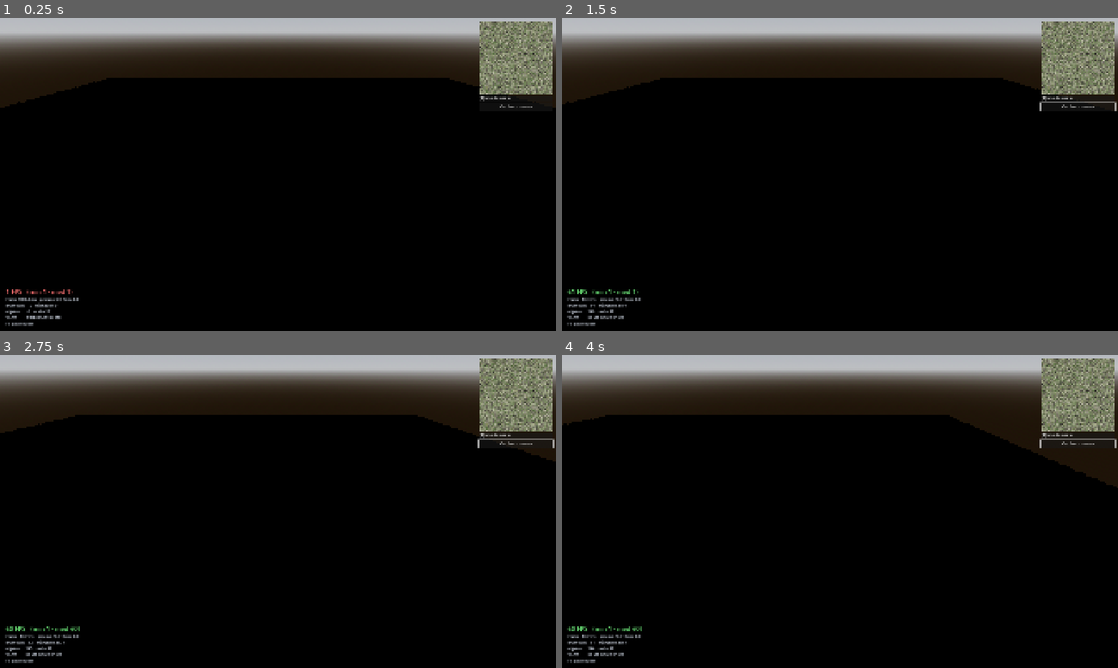
Above: before the commit, frames 1-4 (two rows, left to right).
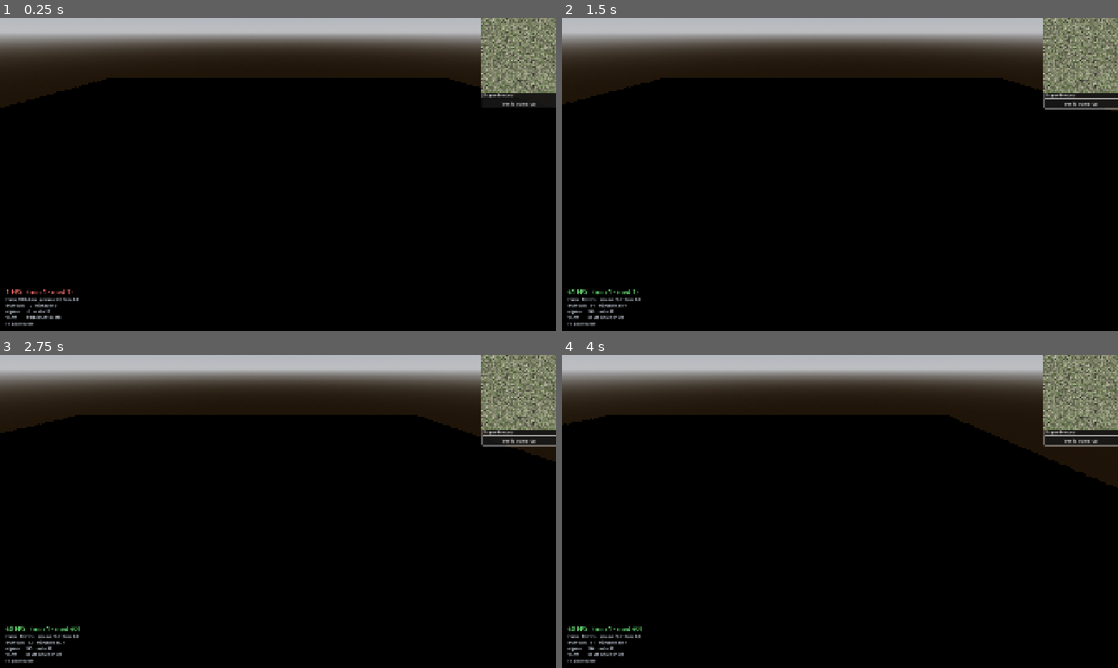
Above: after the commit, the same moments.

Repository: DAMSanti/History-of-Man
Game: Godot game, scene res://scenes/demo_main.tscn
The game is run twice, just before and just after one commit, with the same random seed, the same clock (stepped at 60 frames per second) and the same inputs. This scene is started directly instead of the project's main scene.
Inputs (mouse positions are in pixels of both pictures, inside the frame that each line leads up to):
- Up to frame 1 (0.25 s): no input
- Up to frame 2 (1.5 s): click "Ver la comarca" at 0.5 s; tap Enter at 1.25 s; move the mouse to (962, 158) at 1.27 s; hold D (move_right) from 1.28 s (still down); tap 1 at 1.35 s; click (962, 158) at 1.42 s
- Up to frame 3 (2.75 s): tap Space at 1.52 s; release D (move_right) at 2 s; drag from (166, 527) to (250, 574) at 2.02 s
- Up to frame 4 (4 s): tap Space at 2.75 s; move the mouse to (895, 442) at 2.77 s; hold D (move_right) 2.78-3.5 s; tap 3 at 2.85 s; click (895, 442) at 2.92 s; drag from (812, 574) to (673, 464) at 3.52 s

The runs differ from the first frame. In frame 1, 2.1% of the frame differs, in the area x 86-100%, y 0-29%; in frame 2, 2.3%, in the area x 85-100%, y 0-30%; in frame 3, 2.3%; in frame 4, 2.3%.

Commit message:
El minimapa entra en la barra, y el reloj se pone debajo de él
«Quiero integrar el minimapa en la barra superior; no la hagas más ancha,
simplemente mete el minimapa en la barra, haciéndola más ancha SOLO en la zona
que coge el mapa. Los botones de pausa, play, etc. deben estar a la izquierda de
todo. La hora, el día, el mes, la estación y el año deben estar justo debajo del
minimapa».

El mapa no se mete en la fila de la barra: metiéndolo ahí, la barra entera
engordaría hasta su altura. Se pega arriba a la derecha sin margen y con la
misma piel, de forma que se lee como la barra bajando sólo en ese trozo, y la
fila le guarda su ancho para que los medidores no queden debajo.

Los botones de velocidad pasan de la derecha a la izquierda del todo —que es
además lo que más se pulsa— y el reloj se muda bajo el mapa.

La mudanza no puede hacerse al construir el minimapa: el minimapa se monta ANTES
que la interfaz, porque necesita el relieve generado y la banda todavía no
existe. Se cuelga desde DemoMain en cuanto la barra está.

Co-Authored-By: Claude Opus 5 <noreply@anthropic.com>

Diff:
--- a/scripts/DemoMain.gd
+++ b/scripts/DemoMain.gd
@@ -596,6 +596,10 @@
 	ui.camera = camera
 	ui.cave_action.connect(_on_cave_action)
 	add_child(ui)
+	# El reloj se cuelga debajo del minimapa, que ya esta montado: el minimapa
+	# se construye antes que la interfaz -necesita el relieve generado- asi que
+	# la mudanza no puede hacerse alli. Ver [Minimapa.colgar_el_reloj].
+	minimapa.colgar_el_reloj()
 	# Y que la interfaz se entere de los momentos: hallazgos que enseñar y
 	# decisiones que pedir. Ver [Moment].
 	if sim != null:
--- a/scripts/tests/AlfileresCaptura.gd
+++ b/scripts/tests/AlfileresCaptura.gd
@@ -53,6 +53,24 @@
 			print("   %-16s %7.1f uds · %6.1f raciones" % [
 				Materia.material_name(k), sim.store.amount(k),
 				sim.store.amount(k) * Materia.nutrition(k)])
+	print("")
+	print("--- LAS TECNICAS, POR OFICIO ---")
+	for job: int in TechTree.BRANCHES:
+		print("   %-14s %5.0f jornadas" % [
+			Profession.job_name(job as Profession.Job),
+			demo.tech.days_in(job as Profession.Job)])
+		for t: int in (TechTree.BRANCHES[job] as Array):
+			var tech := t as TechTree.Tech
+			if demo.tech.has(tech):
+				print("      %-22s APRENDIDA" % TechTree.tech_name(tech))
+				continue
+			if not demo.tech.is_available(tech):
+				continue
+			var falta: Array[String] = demo.tech.missing_for(tech)
+			print("      %-22s %3.0f %% %s" % [
+				TechTree.tech_name(tech), demo.tech.progress(tech) * 100.0,
+				"" if falta.is_empty() else "· parada, falta " + ", ".join(falta)])
+
 	print("parajes: %d · alfileres: %d" % [
 		sim.parajes.list.size(),
 		(demo.paraje_markers._markers as Dictionary).size()])
--- a/scripts/ui/BarraSuperior.gd
+++ b/scripts/ui/BarraSuperior.gd
@@ -29,6 +29,18 @@
 ## crecian hacia abajo y se comian el valle. La informacion que se mira sin
 ## dejar de jugar -que hora es, como esta la banda, como va el invierno- cabe
 ## en una linea a lo ancho, y a lo ancho hay sitio de sobra.
+## Cuanto sitio se le guarda al minimapa en la barra, en pixeles.
+##
+## El minimapa se mete DENTRO de la barra de arriba, pero la barra no engorda
+## entera: se queda fina y solo baja en el trozo que ocupa el mapa. Para eso el
+## mapa vive en su propia capa, pegado arriba a la derecha y sin margen, y aqui
+## se le reserva su ancho para que los medidores no acaben tapados.
+##
+## Son los 256 px del minimapa mas el borde del panel. Ver
+## [Minimapa._build_minimap].
+const HUECO_DEL_MAPA := 268.0
+
+
 func _build_clock() -> void:
 	var margin := MarginContainer.new()
 	# Pegada arriba y estirada a los dos lados: es una BARRA, no un cartel.
@@ -49,8 +61,17 @@
 	strip.mouse_filter = Control.MOUSE_FILTER_IGNORE
 	frame.add_child(strip)
 
+	# LOS BOTONES DE VELOCIDAD, A LA IZQUIERDA DEL TODO.
+	#
+	# Estaban al final, empujados a la derecha, y ahi es donde ahora se mete el
+	# minimapa. Ademas es lo que mas se pulsa: la mano va sola a la esquina.
+	_build_speed_buttons(strip)
+
+	# El reloj se crea aqui pero se muda DEBAJO DEL MINIMAPA en cuanto ese se
+	# construye -ver [Minimapa._build_minimap]-. Si no llega a haber minimapa,
+	# se queda en la barra, que es lo que hacia siempre.
 	ui._clock = Label.new()
-	ui._clock.add_theme_font_size_override("font_size", 14)
+	ui._clock.add_theme_font_size_override("font_size", 13)
 	ui._clock.add_theme_color_override("font_color", UISkin.INK)
 	ui._clock.vertical_alignment = VERTICAL_ALIGNMENT_CENTER
 	ui._clock.mouse_filter = Control.MOUSE_FILTER_IGNORE
@@ -58,12 +79,18 @@
 
 	_build_band_gauge(strip)
 	_build_winter_gauge(strip)
-	# Los botones de velocidad al final, empujados a la derecha.
+
 	var gap := Control.new()
 	gap.size_flags_horizontal = Control.SIZE_EXPAND_FILL
 	gap.mouse_filter = Control.MOUSE_FILTER_IGNORE
 	strip.add_child(gap)
-	_build_speed_buttons(strip)
+
+	# Y un hueco a la derecha del ancho del minimapa, para que los medidores no
+	# se metan debajo de el: el minimapa vive en su propia capa, encima.
+	var sitio_del_mapa := Control.new()
+	sitio_del_mapa.custom_minimum_size = Vector2(HUECO_DEL_MAPA, 0)
+	sitio_del_mapa.mouse_filter = Control.MOUSE_FILTER_IGNORE
+	strip.add_child(sitio_del_mapa)
 	_update_clock()
 
 
--- a/scripts/vista/Minimapa.gd
+++ b/scripts/vista/Minimapa.gd
@@ -22,6 +22,37 @@
 ## Se pinta del heightmap ya generado y no con una segunda camara: una
 ## SubViewport cenital costaria un pase de render entero por frame para algo
 ## que no cambia nunca.
+## La columna del bloque del minimapa, para poder colgarle cosas debajo.
+var _columna: VBoxContainer
+var _ancho: int = 256
+
+
+## Cuelga el reloj JUSTO DEBAJO DEL MAPA.
+##
+## La hora, el día, el mes, la estación y el año leídos bajo el mapa son la
+## ficha del sitio y del momento; en la fila de arriba competían con los
+## medidores. Lo crea [BarraSuperior._build_clock] y aquí se muda.
+##
+## Aparte de `_build_minimap` porque el minimapa se construye ANTES que la
+## interfaz —el relieve tiene que estar generado, y la banda no— así que
+## llamándolo desde allí `demo.ui` todavía es nulo y la mudanza no pasaba. Lo
+## llama [DemoMain] en cuanto la barra existe.
+func colgar_el_reloj() -> void:
+	if _columna == null or demo.ui == null or demo.ui._clock == null:
+		return
+	var reloj: Label = demo.ui._clock
+	if reloj.get_parent() == _columna:
+		return
+	if reloj.get_parent() != null:
+		reloj.get_parent().remove_child(reloj)
+	reloj.custom_minimum_size = Vector2(_ancho, 0)
+	reloj.autowrap_mode = TextServer.AUTOWRAP_WORD_SMART
+	reloj.horizontal_alignment = HORIZONTAL_ALIGNMENT_CENTER
+	# Encima del rótulo de capas y del botón, que es donde se mira la hora.
+	_columna.add_child(reloj)
+	_columna.move_child(reloj, 1)
+
+
 func _build_minimap(canvas: CanvasLayer) -> void:
 	if demo.terrain == null:
 		return
@@ -74,23 +105,41 @@
 	demo._minimap_clear = image
 	demo._minimap_base = image.duplicate() as Image
 
+	# EL MINIMAPA VA DENTRO DE LA BARRA DE ARRIBA.
+	#
+	# Pedido asi: «quiero integrar el minimapa en la barra superior; no la hagas
+	# mas ancha, simplemente mete el minimapa en la barra, haciendola mas ancha
+	# SOLO en la zona que coge el mapa».
+	#
+	# Y por eso no se mete en la fila de la barra: metiendolo ahi, la barra
+	# entera engordaria hasta la altura del mapa. Lo que se hace es pegarlo
+	# arriba a la derecha SIN margen y con la misma piel, de forma que se lee
+	# como la barra bajando solo en ese trozo. [BarraSuperior.HUECO_DEL_MAPA] le
+	# guarda el ancho en la fila para que los medidores no queden debajo.
 	var margin := MarginContainer.new()
 	margin.set_anchors_preset(Control.PRESET_TOP_RIGHT)
 	margin.grow_horizontal = Control.GROW_DIRECTION_BEGIN
-	margin.add_theme_constant_override("margin_top", 10)
-	margin.add_theme_constant_override("margin_right", 10)
+	margin.add_theme_constant_override("margin_top", 0)
+	margin.add_theme_constant_override("margin_right", 0)
 	canvas.add_child(margin)
+
+	var panel := PanelContainer.new()
+	if demo.ui and demo.ui._skin:
+		panel.theme = demo.ui._skin
+	margin.add_child(panel)
 
 	var column := VBoxContainer.new()
 	column.add_theme_constant_override("separation", 4)
-	margin.add_child(column)
-
-	var panel := PanelContainer.new()
-	column.add_child(panel)
+	panel.add_child(column)
+
 	demo._minimap = TextureRect.new()
 	demo._minimap.custom_minimum_size = Vector2(size, size)
 	demo._minimap.texture = ImageTexture.create_from_image(image)
-	panel.add_child(demo._minimap)
+	column.add_child(demo._minimap)
+
+	_columna = column
+	_ancho = size
+	colgar_el_reloj()
 
 	# Rotulo del overlay. Deja claro que lo que se pinta es lo que la banda
 	# CONOCE: al empezar esta casi en blanco, y esa es la informacion.
